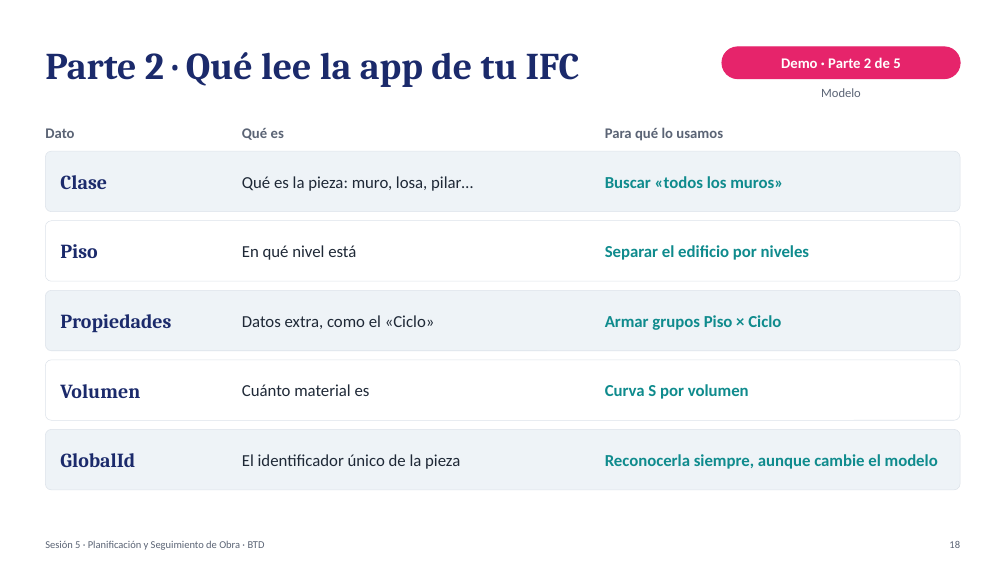
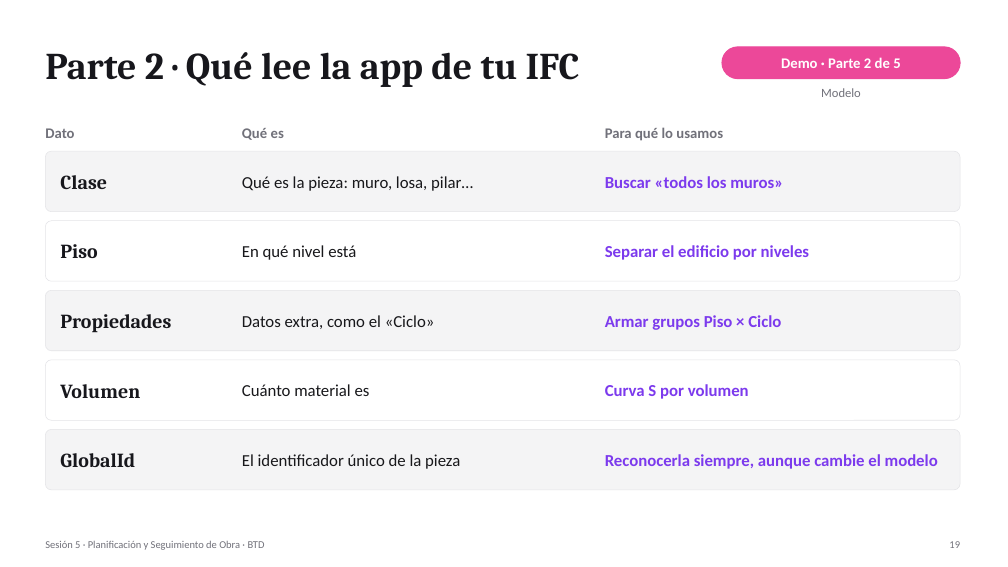
Before and after one commit to gjordanp/opengantt-bim, a slide deck: slide 19 of docs/clase/Sesion5-4D-BIM-Opengantt-v3.pptx (slide 18 before the commit). Drawn at 1008x567 pixels with LibreOffice and Linux fonts; fonts in the diff are those of the drawing. Boxes give left, top, right and bottom in pixels: in the first picture for what was removed or moved away, otherwise in the second. Text is boxed around its words. In the diff, an @@ line names an element or a change of style, - is before the commit and + after.

```diff
--- a/docs/clase/Sesion5-4D-BIM-Opengantt-v3.pptx
+++ b/docs/clase/Sesion5-4D-BIM-Opengantt-v3.pptx
@@ rounded rectangle at (x1=722, y1=47, x2=960, y2=79): fill #E6246B to #EC4899; outline #E6246B 1 pt to #EC4899 1 pt @@
@@ rounded rectangle at (x1=45, y1=221, x2=960, y2=281): outline #DDE3EA 0.5 pt to #E4E4E7 0.5 pt @@
@@ rounded rectangle at (x1=45, y1=360, x2=960, y2=420): outline #DDE3EA 0.5 pt to #E4E4E7 0.5 pt @@
@@ fill #EEF3F7 to #F4F4F5; outline #DDE3EA 0.5 pt to #E4E4E7 0.5 pt in 3 elements at (x1=45, y1=151, x2=960, y2=212), (x1=45, y1=290, x2=960, y2=351), (x1=45, y1=430, x2=960, y2=490) @@
@@ text colour #1B2A6B to #17171C in 6 elements at (x1=45, y1=52, x2=580, y2=87), (x1=60, y1=175, x2=107, y2=189), (x1=60, y1=244, x2=97, y2=258), (x1=60, y1=314, x2=171, y2=333), (x1=60, y1=384, x2=140, y2=398), (x1=60, y1=453, x2=135, y2=468) @@
@@ text colour #1F2937 to #18181B in 5 elements at (x1=242, y1=176, x2=473, y2=191), (x1=242, y1=245, x2=356, y2=260), (x1=242, y1=315, x2=435, y2=329), (x1=242, y1=384, x2=370, y2=396), (x1=242, y1=454, x2=460, y2=469) @@
@@ text colour #0F8B8D to #7C3AED in 5 elements at (x1=605, y1=176, x2=783, y2=188), (x1=605, y1=245, x2=809, y2=260), (x1=605, y1=315, x2=781, y2=330), (x1=605, y1=384, x2=749, y2=399), (x1=605, y1=454, x2=938, y2=469) @@
@@ text colour #5B6475 to #71717A in 5 elements at (x1=821, y1=88, x2=861, y2=97), (x1=45, y1=128, x2=74, y2=138), (x1=242, y1=128, x2=284, y2=140), (x1=605, y1=127, x2=723, y2=141), (x1=45, y1=541, x2=265, y2=550) @@
@@ text at (x1=949, y1=541, x2=960, y2=548): text changed; text colour #5B6475 to #71717A @@
-18
+19
```
Also in this commit, not shown: 31 other slides changed, 1 other file.
